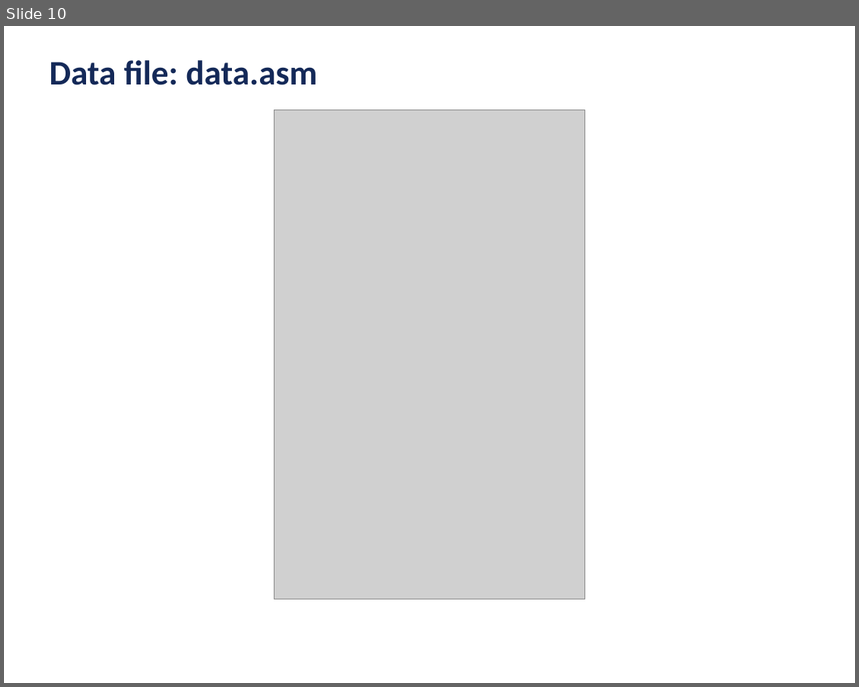
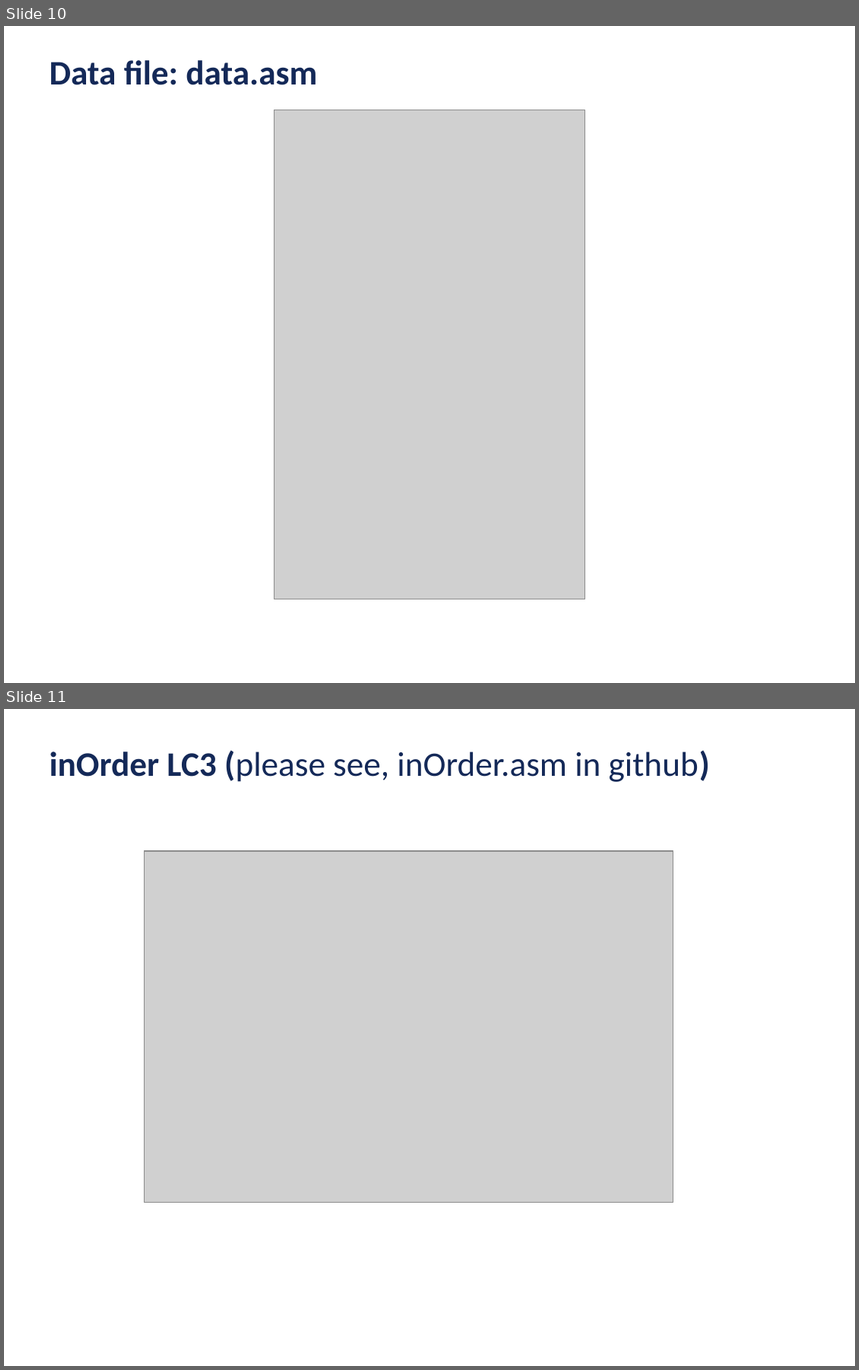
Before and after one commit to ubhowmik/ECE220, a slide deck: Lecture#22/Lecture_22_handout.pptx. Shown one above the other, each under a label of ours: slide 10 before the commit, slides 10 and 11 after it. The pictures are 859x687 and 859x1370 pixels, drawn with LibreOffice and Linux fonts; fonts in the diff are those of the drawing; grey boxes stand for pictures; background and template pictures are left out. Boxes give left, top, right and bottom in pixels: in the first picture for what was removed or moved away, otherwise in the second. Text is boxed around its words. In the diff, an @@ line names an element or a change of style, - is before the commit and + after.

```diff
--- a/Lecture#22/Lecture_22_handout.pptx
+++ b/Lecture#22/Lecture_22_handout.pptx
@@ slide 11 added at (4, 709, 855, 1366), background #FFFFFF @@
@@ text added at (50, 750, 710, 782), 32 pt, text #142958 @@
+inOrder LC3 (please see, inOrder.asm in github)
@@ picture added at (144, 851, 673, 1203) @@
```
Also in this commit, not shown: 2 other slides added, 3 other files.
